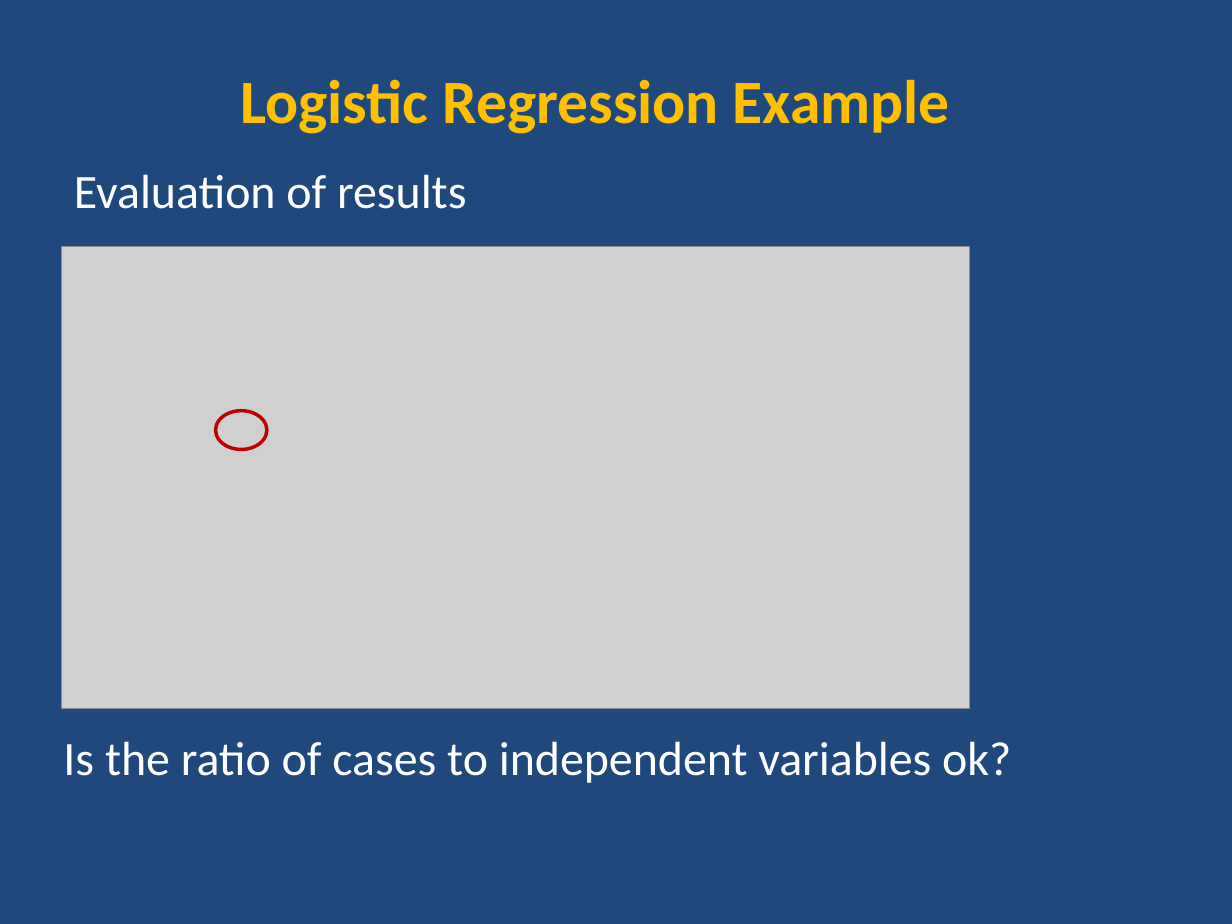
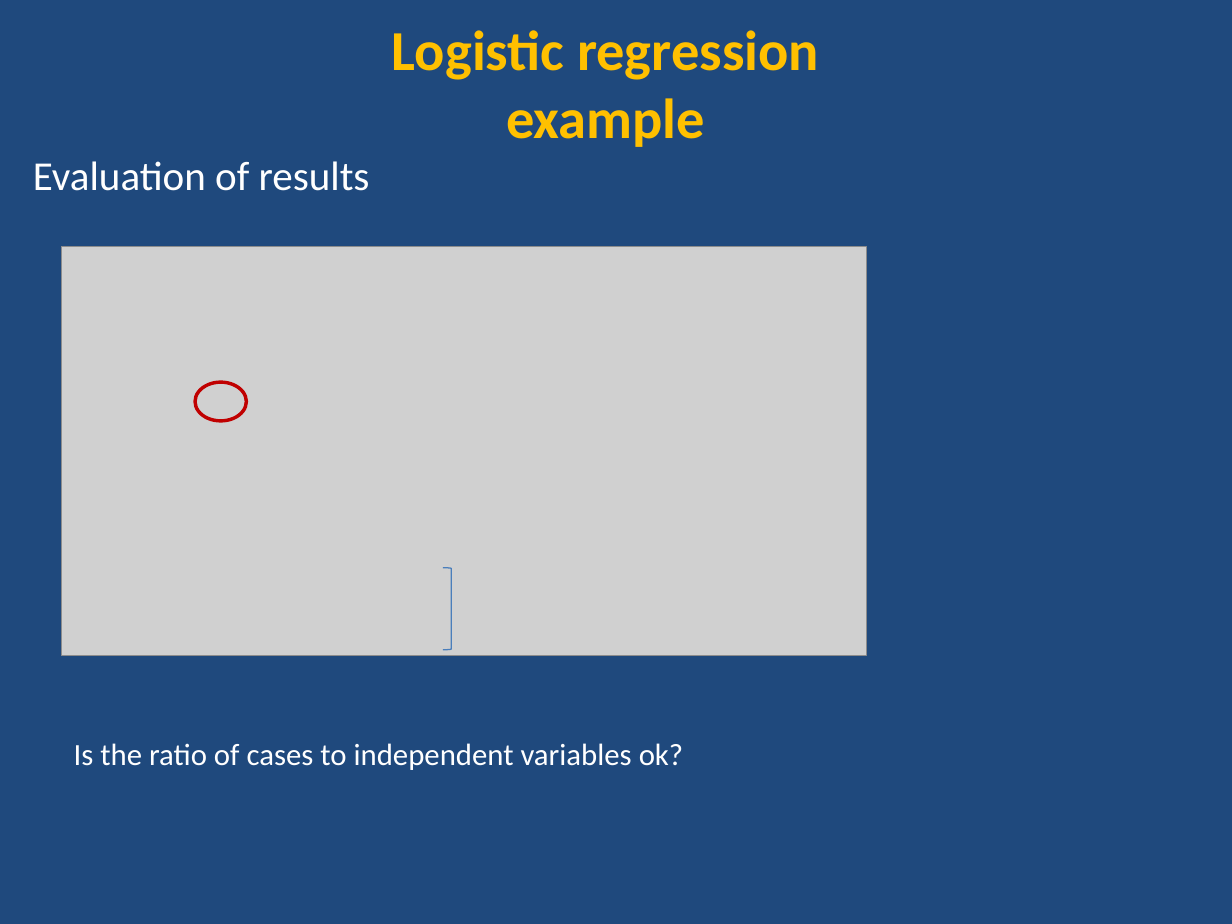
Before and after one commit to ncss-tech/stats_for_soil_survey, a slide deck: slide 10 of presentations/7_logistic_regression/Logistic.pptx (slide 9 before the commit). Drawn at 1232x924 pixels with LibreOffice and Linux fonts; fonts in the diff are those of the drawing; grey boxes stand for pictures. Boxes give left, top, right and bottom in pixels: in the first picture for what was removed or moved away, otherwise in the second. Text is boxed around its words. In the diff, an @@ line names an element or a change of style, - is before the commit and + after.

```diff
--- a/presentations/7_logistic_regression/Logistic.pptx
+++ b/presentations/7_logistic_regression/Logistic.pptx
@@ text at <box>392,30,819,147</box>: text changed; size 36 to 33 pt @@
-Logistic Regression Example
+Logistic regression
+example
@@ text "Evaluation of results": place and size @@
-text "Evaluation of results" at <box>74,174,466,209</box>
+text "Evaluation of results" at <box>33,161,370,191</box>
@@ text "Evaluation of results" at <box>33,161,370,191</box>: size 28 to 24 pt @@
@@ picture: place and size @@
-picture at <box>62,246,970,708</box>
+picture at <box>62,246,866,655</box>
@@ ellipse: place and size @@
-ellipse at <box>216,410,267,448</box>
+ellipse at <box>195,382,246,420</box>
@@ right bracket added at <box>444,568,452,650</box>, outline #4B7EBC 0.75 pt @@
@@ text "Is the ratio of cases ...": place and size @@
-text "Is the ratio of cases ..." at <box>63,741,1011,783</box>
+text "Is the ratio of cases ..." at <box>74,743,683,770</box>
@@ text "Is the ratio of cases ..." at <box>74,743,683,770</box>: size 28 to 18 pt @@
```
Also in this commit, not shown: 26 other slides changed, 4 slides added.
